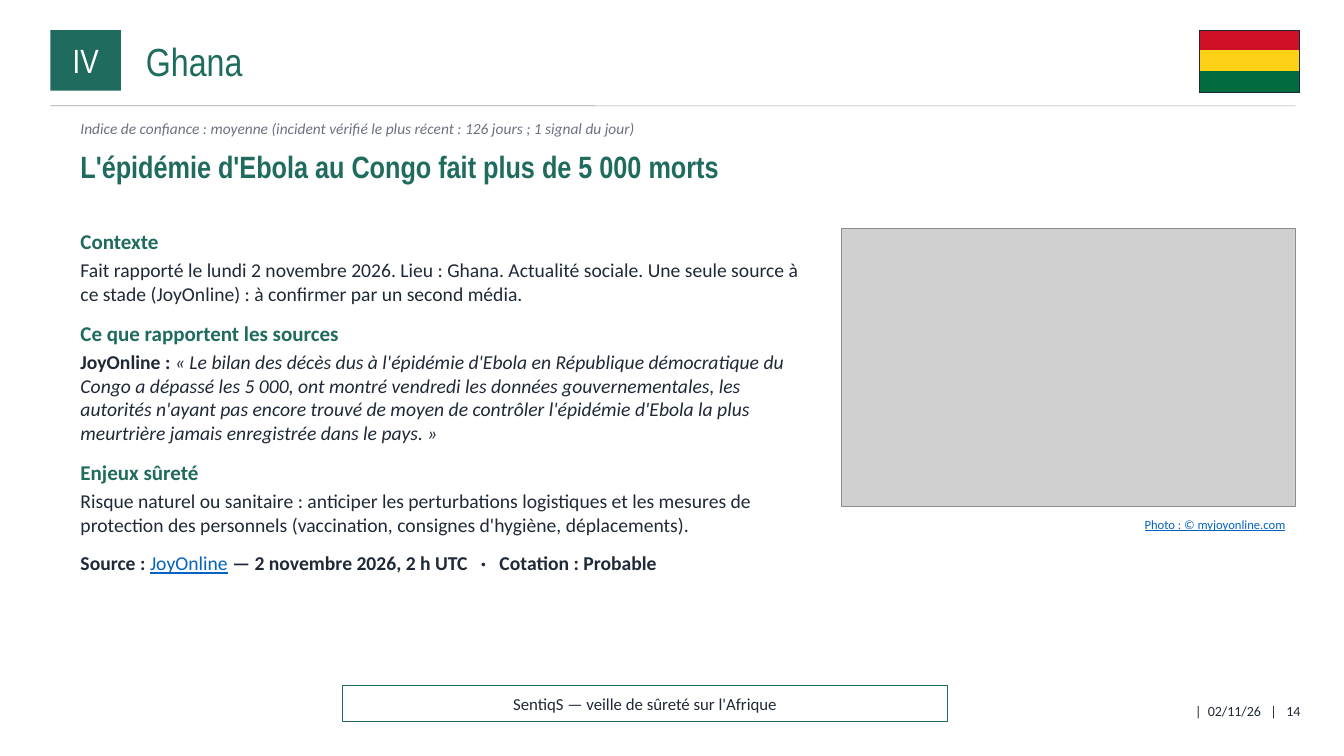
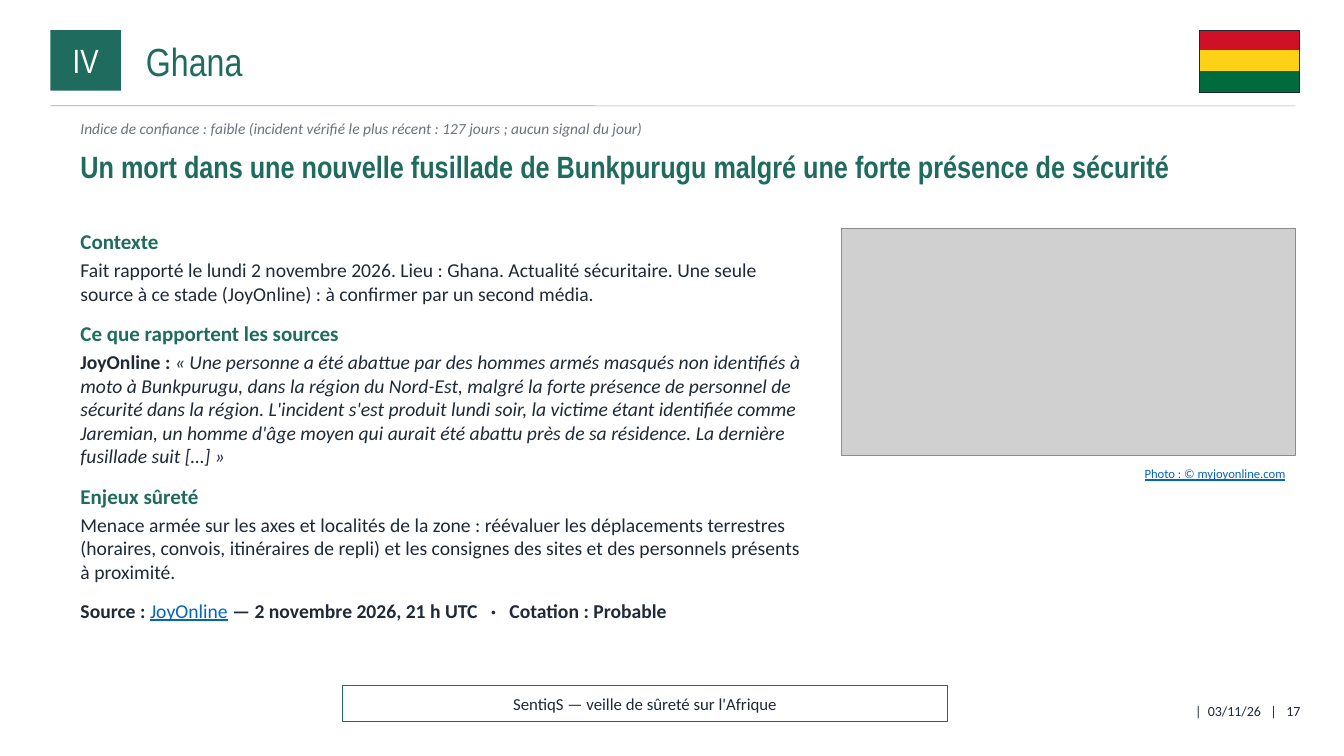
Before and after one commit to ytl1-ops/SentiqS, a slide deck: slide 17 of web/rapports/mensuel/2026-11.pptx (slide 14 before the commit). Drawn at 1344x756 pixels with LibreOffice and Linux fonts; fonts in the diff are those of the drawing; grey boxes stand for pictures. Boxes give left, top, right and bottom in pixels: in the first picture for what was removed or moved away, otherwise in the second. Text is boxed around its words. In the diff, an @@ line names an element or a change of style, - is before the commit and + after.

```diff
--- a/web/rapports/mensuel/2026-11.pptx
+++ b/web/rapports/mensuel/2026-11.pptx
@@ text at <box>80,123,641,137</box>: text changed @@
-Indice de confiance : moyenne (incident vérifié le plus récent : 126 jours ; 1 signal du jour)
+Indice de confiance : faible (incident vérifié le plus récent : 127 jours ; aucun signal du jour)
@@ text at <box>80,155,1169,185</box>: text changed @@
-L'épidémie d'Ebola au Congo fait plus de 5 000 morts
+Un mort dans une nouvelle fusillade de Bunkpurugu malgré une forte présence de sécurité
@@ picture: place and size @@
-picture at <box>842,229,1296,506</box>
+picture at <box>842,229,1296,456</box>
@@ text at <box>80,263,756,304</box>: text changed @@
-Fait rapporté le lundi 2 novembre 2026. Lieu : Ghana. Actualité sociale. Une seule source à ce stade (JoyOnline) : à confirmer par un second média.
+Fait rapporté le lundi 2 novembre 2026. Lieu : Ghana. Actualité sécuritaire. Une seule source à ce stade (JoyOnline) : à confirmer par un second média.
@@ text at <box>80,355,800,466</box>: text changed @@
-JoyOnline : « Le bilan des décès dus à l'épidémie d'Ebola en République démocratique du Congo a dépassé les 5 000, ont montré vendredi les données gouvernementales, les autorités n'ayant pas encore trouvé de moyen de contrôler l'épidémie d'Ebola la plus meurtrière jamais enregistrée dans le pays. »
+JoyOnline : « Une personne a été abattue par des hommes armés masqués non identifiés à moto à Bunkpurugu, dans la région du Nord-Est, malgré la forte présence de personnel de sécurité dans la région. L'incident s'est produit lundi soir, la victime étant identifiée comme Jaremian, un homme d'âge moyen qui aurait été abattu près de sa résidence. La dernière fusillade suit […] »
@@ text "Photo : © myjoyonline.com": place and size @@
-text "Photo : © myjoyonline.com" at <box>1145,520,1286,531</box>
+text "Photo : © myjoyonline.com" at <box>1145,469,1286,481</box>
@@ text at <box>80,518,799,621</box>: text changed @@
-Risque naturel ou sanitaire : anticiper les perturbations logistiques et les mesures de protection des personnels (vaccination, consignes d'hygiène, déplacements).
-Source : JoyOnline — 2 novembre 2026, 2 h UTC · Cotation : Probable
+Menace armée sur les axes et localités de la zone : réévaluer les déplacements terrestres (horaires, convois, itinéraires de repli) et les consignes des sites et des personnels présents à proximité.
+Source : JoyOnline — 2 novembre 2026, 21 h UTC · Cotation : Probable
@@ text at <box>1208,706,1300,717</box>: text changed @@
-| 02/11/26 | 14
+| 03/11/26 | 17
```
Also in this commit, not shown: 25 other slides changed, 6 slides added, 9 other files.
